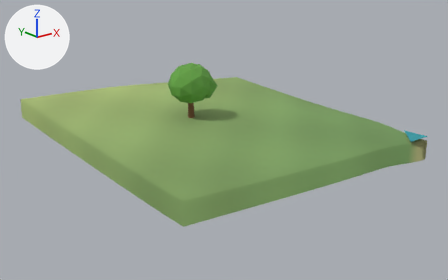
The glTF model client/public/models/chunks/-3_3.glb, before and after one commit.
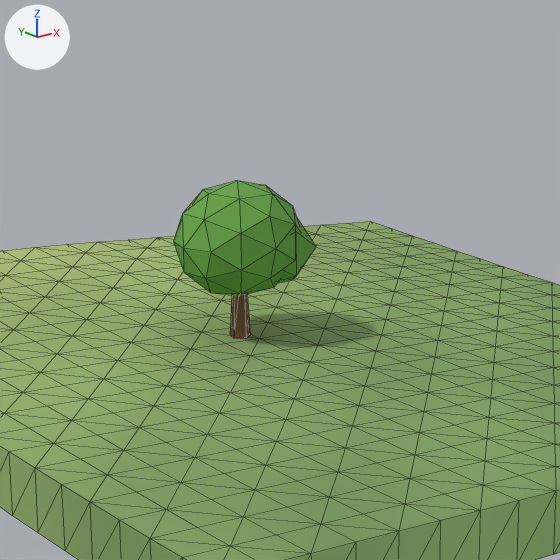
Each version is shown whole from a 50 mm lens placed at (-113.38, -153.94, 18.16), pointed at (-75.22, -106.24, -0.92), then close up on the part from 24% to 68% of the width and 0% to 70% of the height. The lights are fixed; the arrows at upper left show +X, +Y and +Z. The older version's two pictures come first. The close-ups show mesh edges as thin lines. Vertices at exactly the same position are counted once.

In view in the first close-up: 'scenery', 'terrain'.
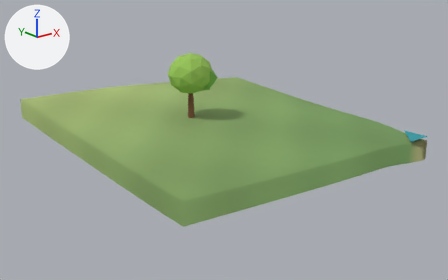
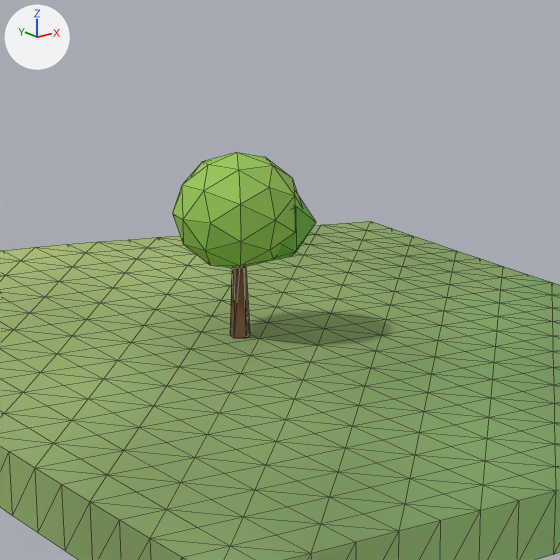
The change in detail:
me_scenery is used by ob_scenery; location (0.0, 0.0, 0.0).
Before the commit, vertices of me_scenery: 3 (-77.0, -103.2, 4.0), 5 (-76.8, -103.1, 4.0), 7 (-76.9, -102.8, 4.0), 9 (-77.1, -102.8, 4.0), 11 (-77.2, -103.1, 4.0).
Before the commit, vertices of me_scenery: 13 (-77.0, -103.0, 4.0).
me_scenery had 69 vertices, 121 faces and spanned x -79.4..-60.0, y -120.0..-100.9, z -0.2..6.8.
me_scenery now has 69 vertices, 121 faces and spans x -79.4..-60.0, y -120.0..-100.9, z -0.2..7.8.
me_scenery part 1: the loose piece of 42 vertices spanning x -79.4..-74.6, y -105.1..-100.9, z 2.6..6.8 is moved by (0.0, 0.0, 1.0).
me_scenery part 2: the loose piece of 12 vertices spanning x -77.1..-74.5, y -104.8..-102.2, z 3.0..5.6 is moved by (0.0, 0.0, 0.9).
Part 3, on me_scenery:
Vertices 3, 5, 7, 9, 11, 13 of me_scenery move by (0.0, 0.0, 0.8).
me_scenery part 4: 100 faces centred in x -79.1..-74.6, y -104.9..-101.1, z 2.9..6.6 are repainted in the vertex colours; the middle colour goes from green #66a347 to green #97c458.

Location of each change, (x1, y1, x2, y2) in pixels of the close-ups (560 x 560 px; the box of a moved part takes in the faces that stretch with it):
'scenery', reshaped, recoloured (18% taller)
    before: (173, 180, 316, 338)
    after: (172, 152, 316, 338)
part 1 of me_scenery, moved or reshaped
    before: (173, 180, 299, 296)
    after: (172, 152, 301, 268)
part 2 of me_scenery, moved or reshaped
    before: (278, 218, 316, 283)
    after: (274, 195, 316, 260)
part 3 of me_scenery, moved or reshaped
    before: (230, 294, 250, 338)
    after: (230, 267, 250, 338)
part 4 of me_scenery, recoloured
    before: (173, 180, 316, 296)
    after: (172, 152, 316, 268)
